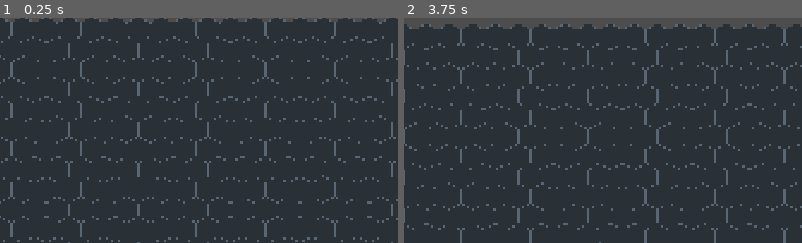
Above: before the commit, frames 1-2 (left to right).
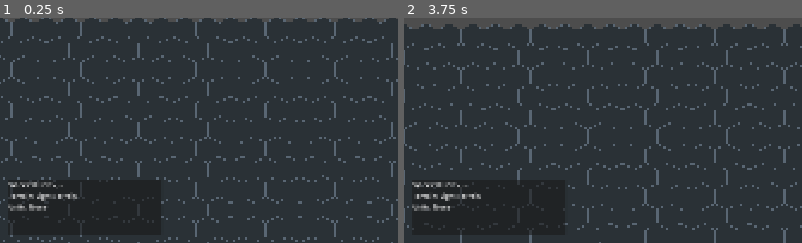
Above: after the commit, the same moments.

Repository: cpt-miche/Combat-Mission-Companion
Game: Godot game, scene res://scenes/screens/GameplayScreen.tscn
Same seed, same stepped clock (60 frames per second), same inputs: the game is played once before the commit and once after it. This scene is started directly instead of the project's main scene.
Inputs (mouse positions are % of the whole screen's width and height, from its top left):
- Up to frame 1 (0.25 s): no input
- Up to frame 2 (3.75 s): click "End Turn" at 0.5 s; click "End Turn" at 1.25 s; click "End Turn" at 2 s; tap Enter at 2.75 s; drag from (50, 50) to (60, 28) at 2.77 s; tap Space at 3.5 s; drag from (80, 65) to (45, 70) at 3.52 s
The pictures show only the part of the screen within x 32-82%, y 18-68%; the shares and areas given below are measured in that part.

The runs differ from the first frame. In frame 1, 1.1% of the frame differs, in the area x 2-39%, y 72-97%; in frame 2, 1.1%, in the area x 2-41%, y 72-97%.

Commit message:
Add selected-hex info panel to gameplay screen

Diff:
--- a/scenes/screens/GameplayScreen.tscn
+++ b/scenes/screens/GameplayScreen.tscn
@@ -51,3 +51,30 @@
 offset_bottom = 568.0
 scroll_active = false
 bbcode_enabled = false
+
+[node name="SelectedHexPanel" type="PanelContainer" parent="."]
+unique_name_in_owner = true
+layout_mode = 0
+offset_left = 640.0
+offset_top = 580.0
+offset_right = 1008.0
+offset_bottom = 712.0
+
+[node name="SelectedHexVBox" type="VBoxContainer" parent="SelectedHexPanel"]
+layout_mode = 2
+
+[node name="SelectedHexTitleLabel" type="Label" parent="SelectedHexPanel/SelectedHexVBox"]
+unique_name_in_owner = true
+layout_mode = 2
+text = "Selected Hex: -, -"
+
+[node name="SelectedHexTerrainLabel" type="Label" parent="SelectedHexPanel/SelectedHexVBox"]
+unique_name_in_owner = true
+layout_mode = 2
+text = "Terrain: Unknown"
+
+[node name="SelectedHexUnitsLabel" type="Label" parent="SelectedHexPanel/SelectedHexVBox"]
+unique_name_in_owner = true
+layout_mode = 2
+autowrap_mode = 3
+text = "Units: None"
--- a/scripts/ui/gameplay/GameplayScreen.gd
+++ b/scripts/ui/gameplay/GameplayScreen.gd
@@ -21,6 +21,9 @@
 @onready var end_turn_button: Button = %EndTurnButton
 @onready var hovered_terrain_label: Label = %HoveredTerrainLabel
 @onready var animation_timer: Timer = %AnimationTimer
+@onready var selected_hex_title_label: Label = %SelectedHexTitleLabel
+@onready var selected_hex_terrain_label: Label = %SelectedHexTerrainLabel
+@onready var selected_hex_units_label: Label = %SelectedHexUnitsLabel
 
 var _units: Dictionary = {}
 var _orders: Dictionary = {}
@@ -44,6 +47,7 @@
 var _drag_start_mouse_pos := Vector2.ZERO
 var _drag_mouse_pos := Vector2.ZERO
 var _hovered_hex := Vector2i(-9999, -9999)
+var _selected_hex := Vector2i(-9999, -9999)
 
 func _ready() -> void:
 	var dimensions := GameState.selected_map_dimensions
@@ -58,6 +62,7 @@
 	_refresh_log()
 	info_label.text = "Drag friendly units to create move orders. Click+drag empty space to pan. Ctrl+Right-click to issue attack."
 	_update_hovered_terrain_label(TerrainCatalog.default_terrain_id())
+	_refresh_selected_hex_panel(_selected_hex)
 
 func _process(_delta: float) -> void:
 	if _preview_recalc_due_at_msec <= 0:
@@ -140,6 +145,8 @@
 			if clicked_hex.is_empty():
 				return
 			var hex := Vector2i(clicked_hex["q"], clicked_hex["r"])
+			_selected_hex = hex
+			_refresh_selected_hex_panel(_selected_hex)
 			if _delete_path_at(hex):
 				queue_redraw()
 				info_label.text = "Order deleted."
@@ -169,6 +176,39 @@
 	_drag_candidate_unit_id = ""
 	_dragging_unit_id = ""
 	queue_redraw()
+
+func _refresh_selected_hex_panel(hex: Vector2i) -> void:
+	if hex == Vector2i(-9999, -9999):
+		selected_hex_title_label.text = "Selected Hex: -, -"
+		selected_hex_terrain_label.text = "Terrain: %s" % TerrainCatalog.display_name(TerrainCatalog.default_terrain_id())
+		selected_hex_units_label.text = "Units: None"
+		return
+
+	var coordinate_key := "%d,%d" % [hex.x, hex.y]
+	selected_hex_title_label.text = "Selected Hex: %s" % coordinate_key
+
+	var terrain_id := String(GameState.terrain_map.get(coordinate_key, TerrainCatalog.default_terrain_id()))
+	terrain_id = TerrainCatalog.normalize_terrain_id(terrain_id)
+	selected_hex_terrain_label.text = "Terrain: %s" % TerrainCatalog.display_name(terrain_id)
+
+	var unit_lines: Array[String] = []
+	for unit_id in _units.keys():
+		var unit := _units[unit_id] as Dictionary
+		if not GameState.is_unit_alive(unit):
+			continue
+		if (unit.get("hex", Vector2i.ZERO) as Vector2i) != hex:
+			continue
+		var line := "%s (owner %d)" % [String(unit.get("id", unit_id)), int(unit.get("owner", -1))]
+		if unit.has("unit_type"):
+			line += " - %s" % String(unit.get("unit_type", ""))
+		if unit.has("status"):
+			line += " [%s]" % String(unit.get("status", ""))
+		unit_lines.append(line)
+
+	if unit_lines.is_empty():
+		selected_hex_units_label.text = "Units: None"
+		return
+	selected_hex_units_label.text = "Units:\n%s" % "\n".join(unit_lines)
 
 func _handle_mouse_motion(motion: InputEventMouseMotion) -> void:
 	if _is_panning:
